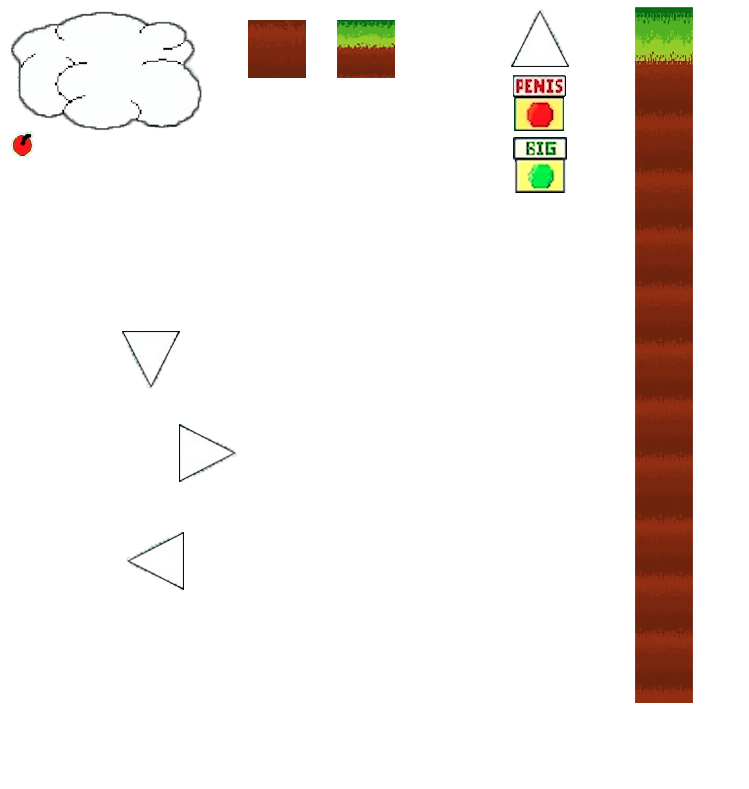
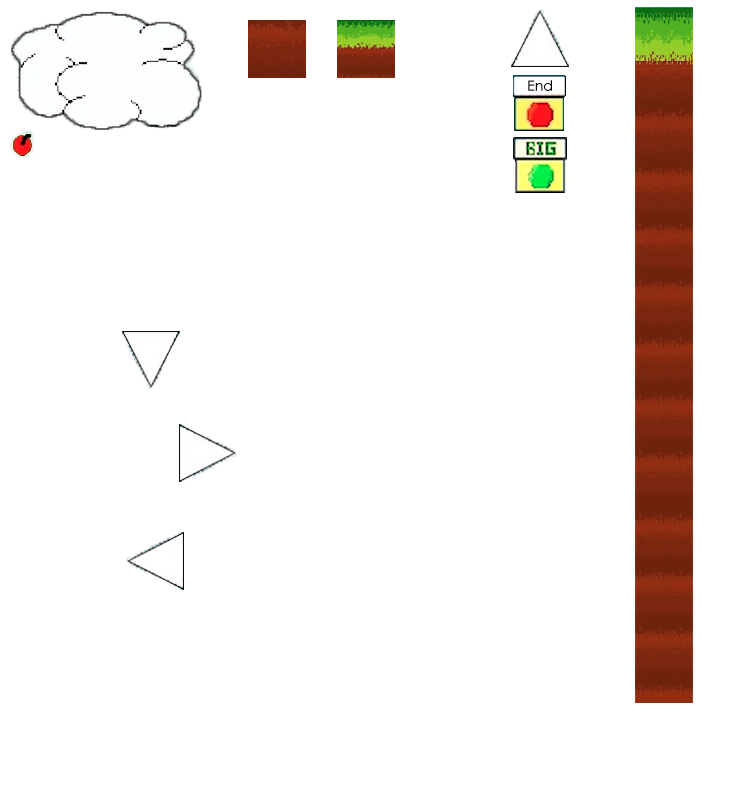
Layer changes from the first (749, 789) image to the second:
added layer "End" above "图层 7" over [528, 80, 552, 91]
painted on "图层 7" over [515, 77, 564, 94]
